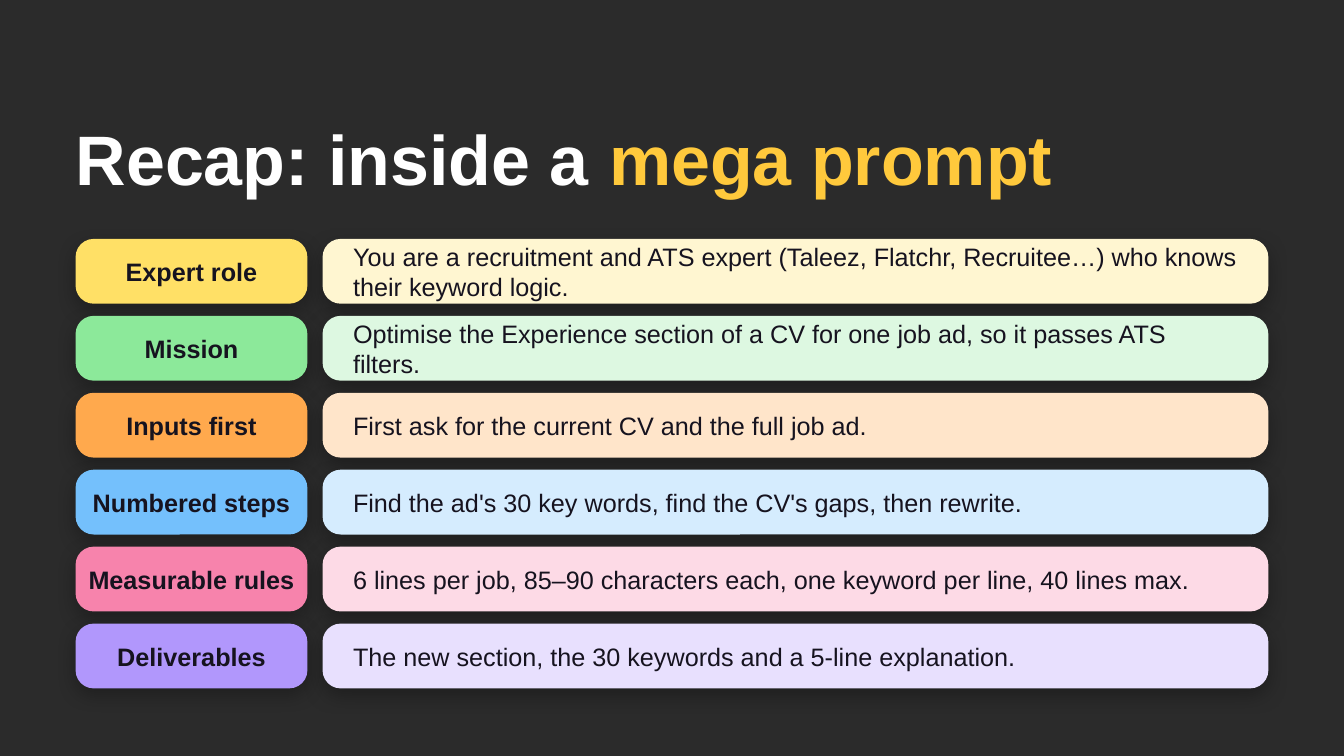
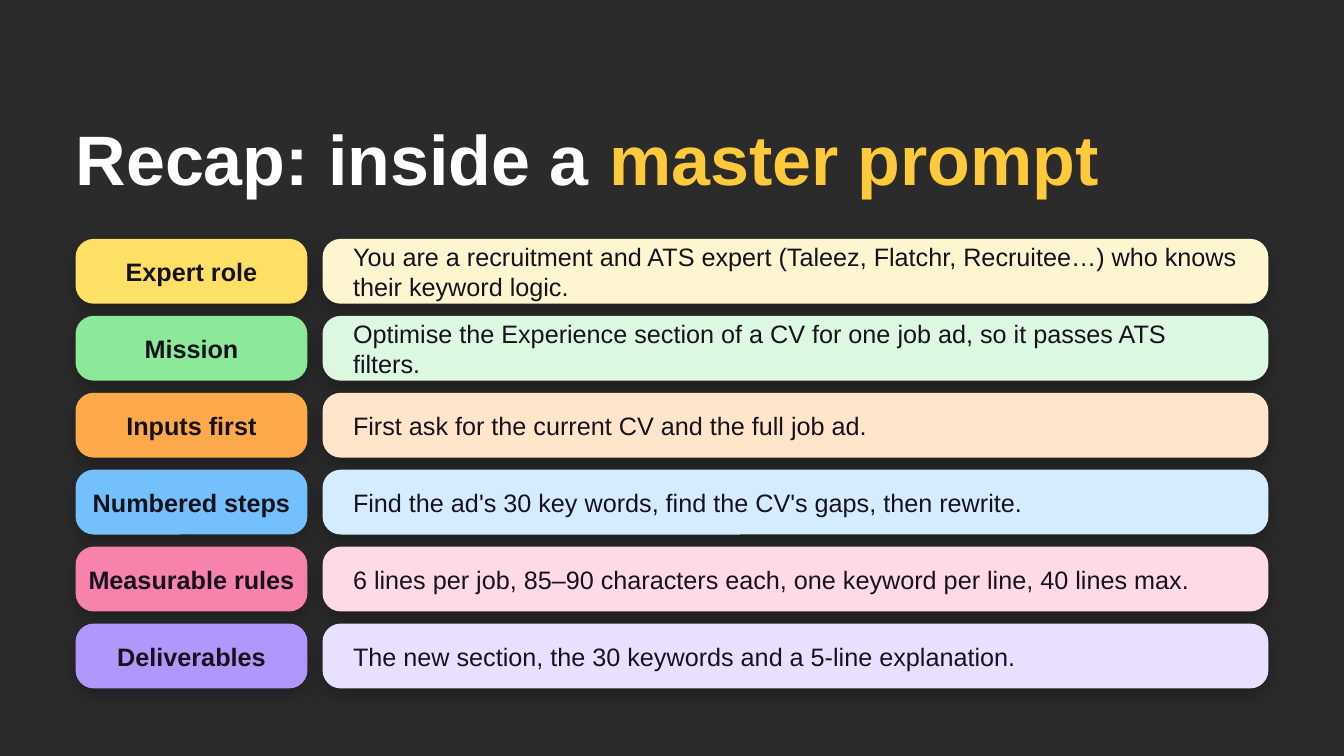
Before and after one commit to ffouladgar-ux/motion-graphics, a slide deck: slide 63 of courses/uca-ai/day2/UCA_AI_Day2.pptx (slide 39 before the commit). Drawn at 1344x756 pixels with LibreOffice and Linux fonts; fonts in the diff are those of the drawing; background and template pictures are left out; a plain dark background stands for a picture behind light text. Boxes give left, top, right and bottom in pixels: in the first picture for what was removed or moved away, otherwise in the second. Text is boxed around its words. In the diff, an @@ line names an element or a change of style, - is before the commit and + after.

```diff
--- a/courses/uca-ai/day2/UCA_AI_Day2.pptx
+++ b/courses/uca-ai/day2/UCA_AI_Day2.pptx
@@ title at [76, 134, 1099, 199]: text changed @@
-Recap: inside a mega prompt
+Recap: inside a master prompt
```
Also in this commit, not shown: 8 other slides changed, 26 slides added, 1 slide removed, 7 other files.
